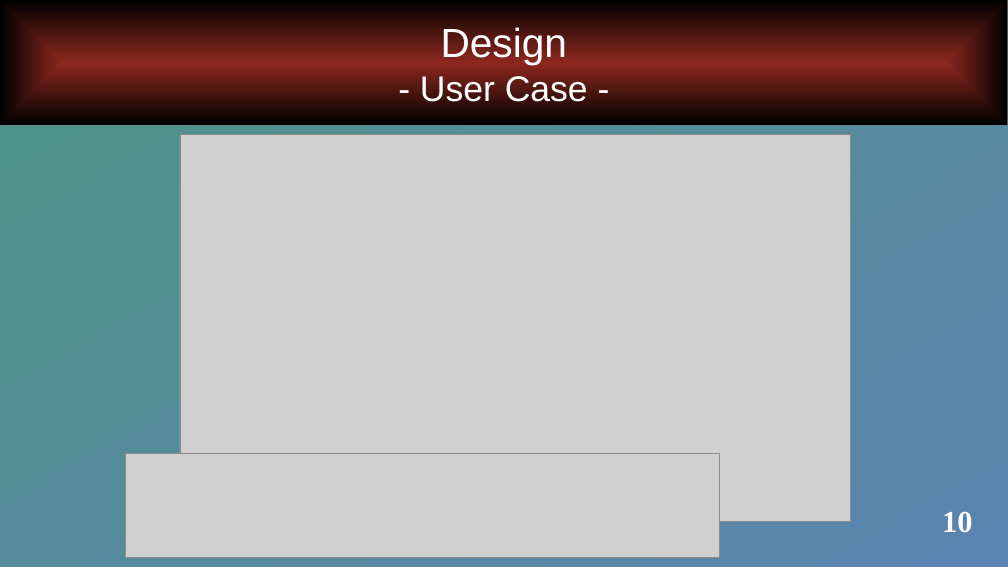
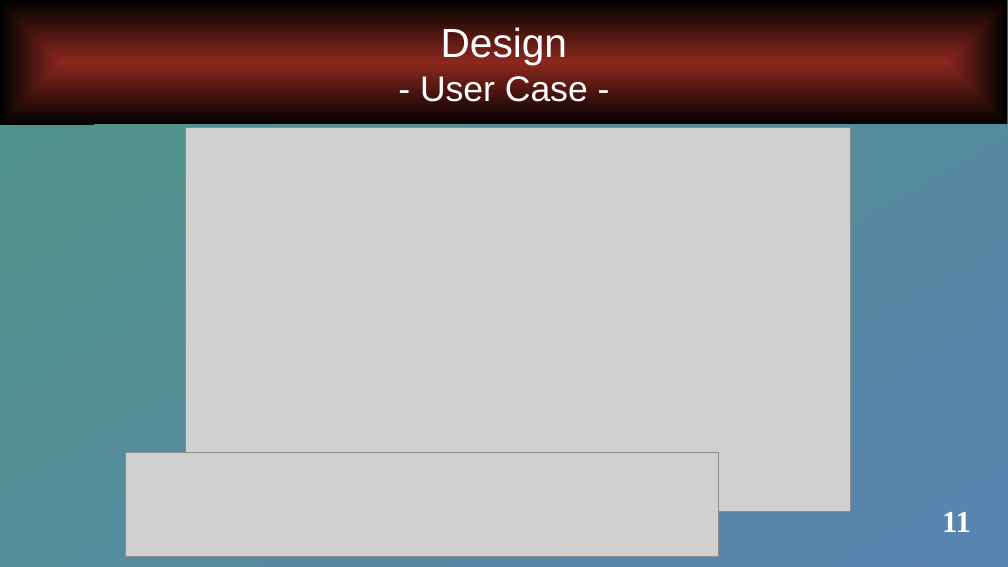
Before and after one commit to Arb4n/ADRAR-Repo-P3-2307, a slide deck: slide 11 of 230726OralProjetUMLMaquette/MeinProjekt_CDC.pptx (slide 10 before the commit). Drawn at 1008x567 pixels with LibreOffice and Linux fonts; fonts in the diff are those of the drawing; grey boxes stand for pictures. Boxes give left, top, right and bottom in pixels: in the first picture for what was removed or moved away, otherwise in the second. Text is boxed around its words. In the diff, an @@ line names an element or a change of style, - is before the commit and + after.

```diff
--- a/230726OralProjetUMLMaquette/MeinProjekt_CDC.pptx
+++ b/230726OralProjetUMLMaquette/MeinProjekt_CDC.pptx
@@ picture: place and size @@
-picture at box(180, 134, 852, 522)
+picture at box(186, 127, 851, 512)
@@ page number at box(942, 512, 971, 532): text changed @@
-10
+11
```
Also in this commit, not shown: 4 other slides changed, 1 slide added, 1 other file.
